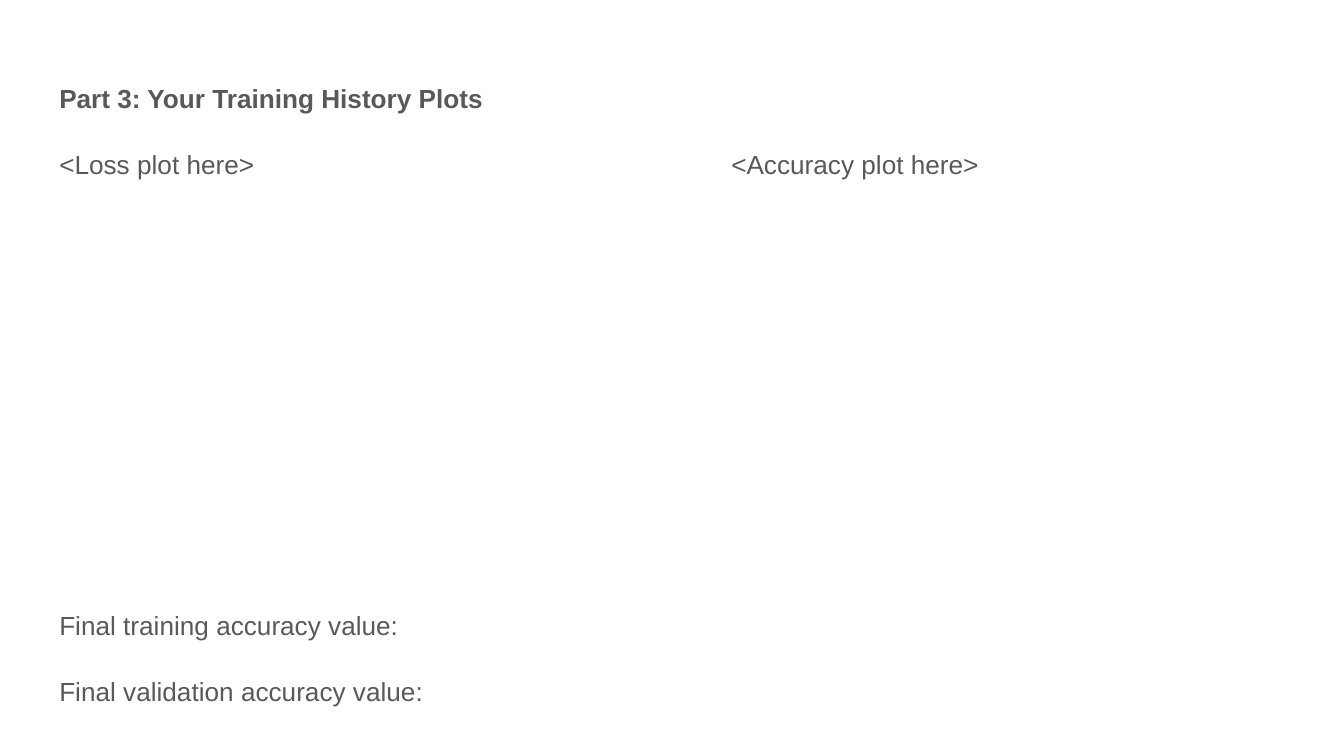
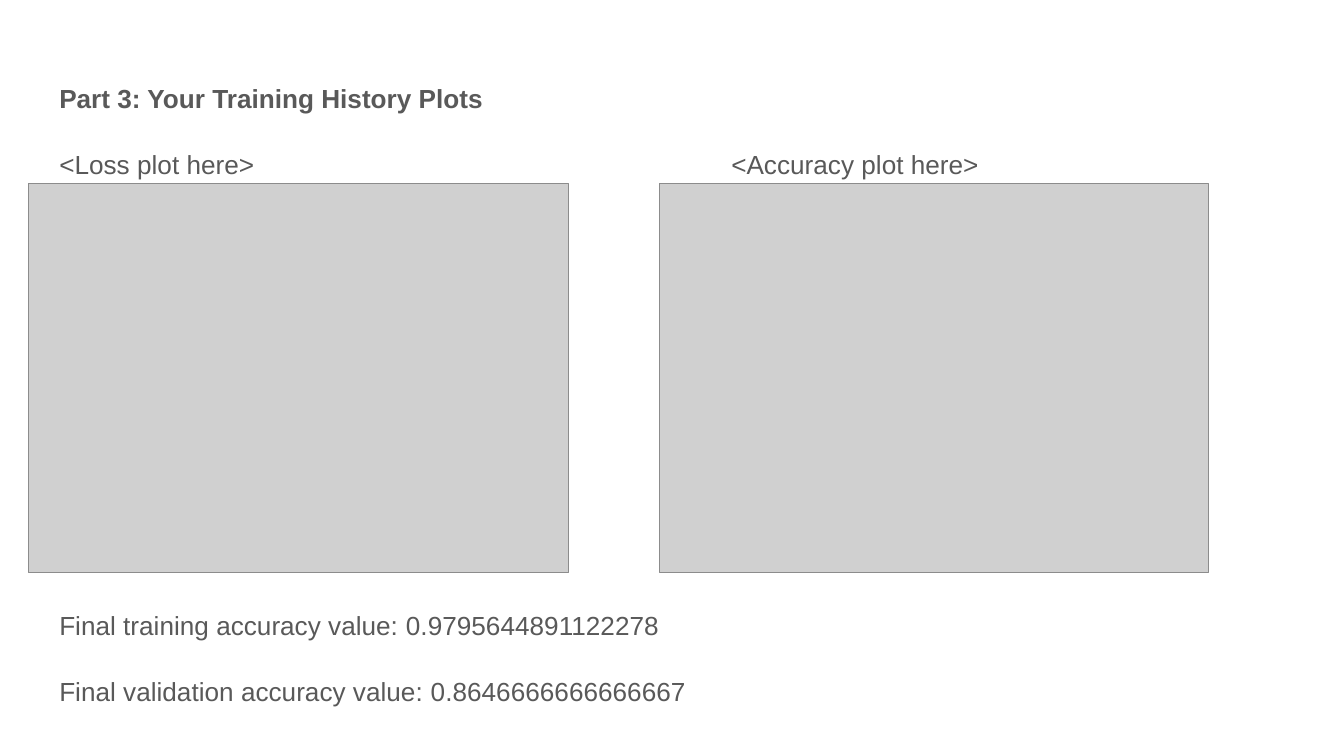
Before and after one commit to KokJianYu/CS4476-Gatech-, a slide deck: slide 7 of proj6_v1/proj6_template.pptx. Drawn at 1344x756 pixels with LibreOffice and Linux fonts; fonts in the diff are those of the drawing; grey boxes stand for pictures. Boxes give left, top, right and bottom in pixels: in the first picture for what was removed or moved away, otherwise in the second. Text is boxed around its words. In the diff, an @@ line names an element or a change of style, - is before the commit and + after.

```diff
--- a/proj6_v1/proj6_template.pptx
+++ b/proj6_v1/proj6_template.pptx
@@ picture added at [28,183,569,573] @@
@@ picture added at [660,183,1208,573] @@
@@ text at [59,616,686,707]: text changed @@
-Final training accuracy value:
-Final validation accuracy value:
+Final training accuracy value: 0.9795644891122278
+Final validation accuracy value: 0.8646666666666667
```
Also in this commit, not shown: 9 other slides changed, 14 other files.
